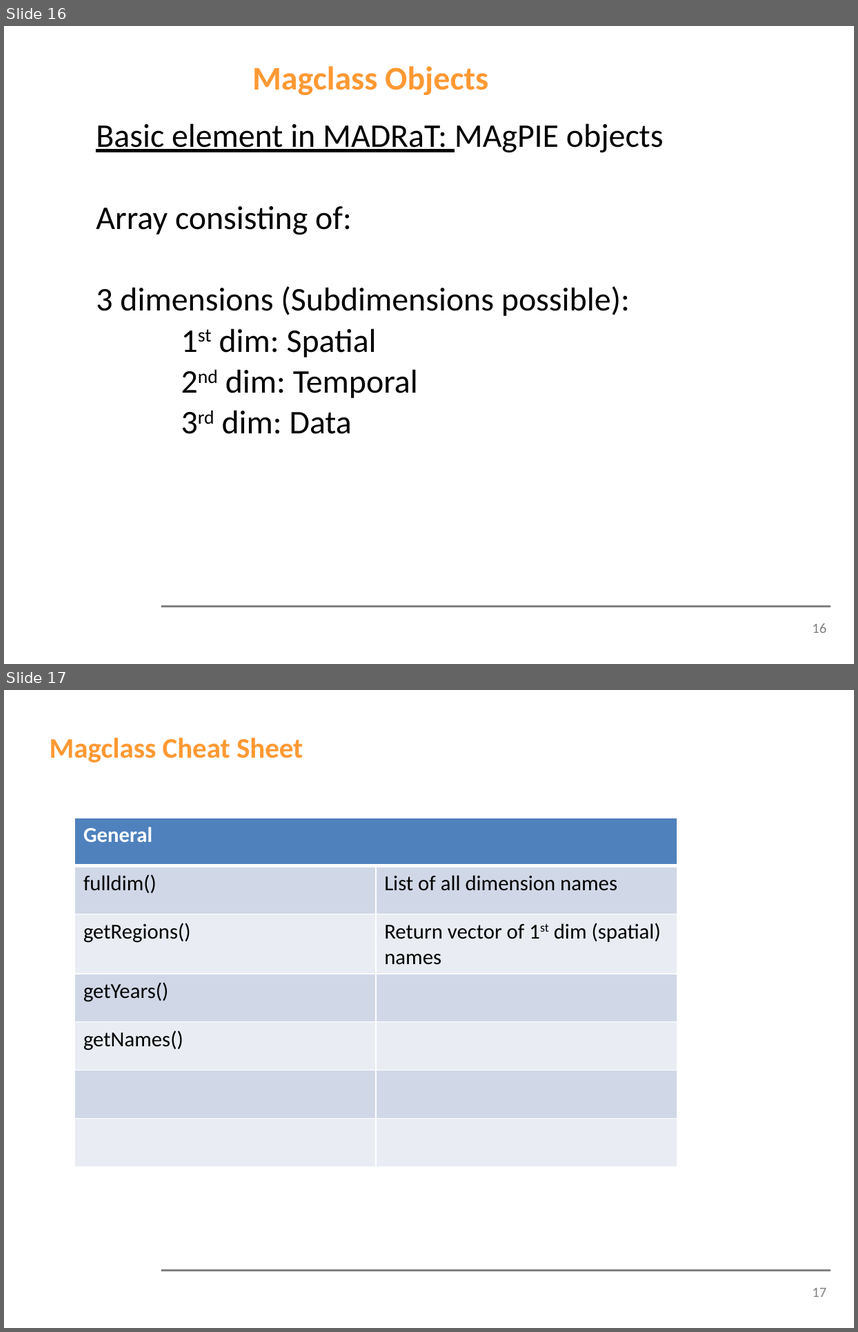
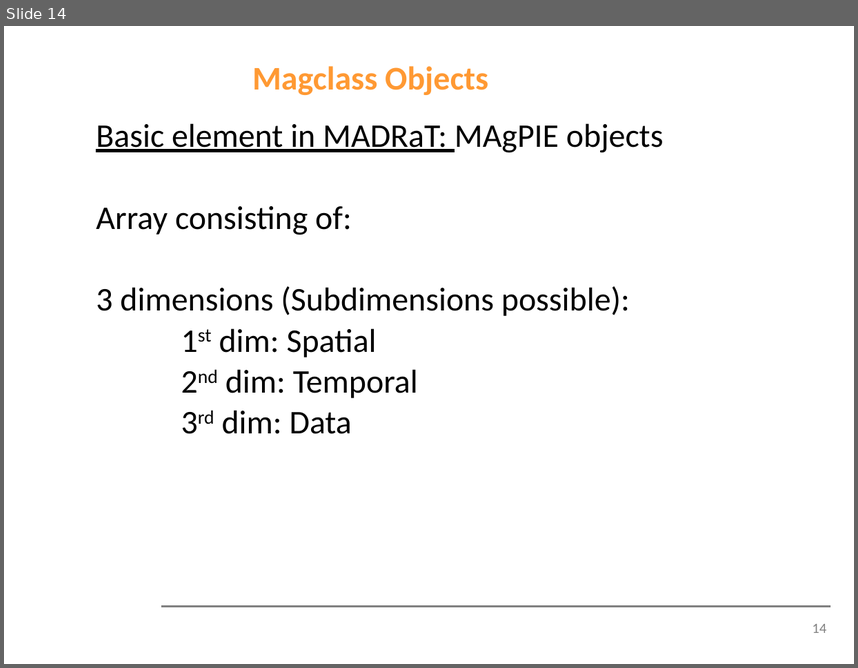
Before and after one commit to bemot/tutorials, a slide deck: madrat/MAgPIE_madrat_tutorial_2020.pptx. Shown one above the other, each under a label of ours: slides 16 and 17 before the commit, slide 14 after it. The pictures are 858x1332 and 858x668 pixels, drawn with LibreOffice and Linux fonts; fonts in the diff are those of the drawing; background and template pictures are left out. Boxes give left, top, right and bottom in pixels: in the first picture for what was removed or moved away, otherwise in the second. Text is boxed around its words. In the diff, an @@ line names an element or a change of style, - is before the commit and + after.

```diff
--- a/madrat/MAgPIE_madrat_tutorial_2020.pptx
+++ b/madrat/MAgPIE_madrat_tutorial_2020.pptx
@@ slide 17 removed at box(4, 690, 854, 1328), background #FFFFFF; not listed: 1 template element that a slide beside it also shows @@
@@ title removed at box(50, 738, 303, 762) @@
-Magclass Cheat Sheet
@@ table removed at box(74, 818, 677, 1166), 7 rows, 2 columns @@
-General | 
-fulldim() | List of all dimension names
-getRegions() | Return vector of 1st dim (spatial) names
-getYears() | 
-getNames() | 
- | 
- | 
@@ page number removed at box(812, 1288, 826, 1297) @@
-17
@@ what was slide 16 is now slide 14 @@
@@ page number at box(812, 624, 826, 633): text changed @@
-16
+14
```
Also in this commit, not shown: 2 slides changed, 1 slide added, 2 other files.
